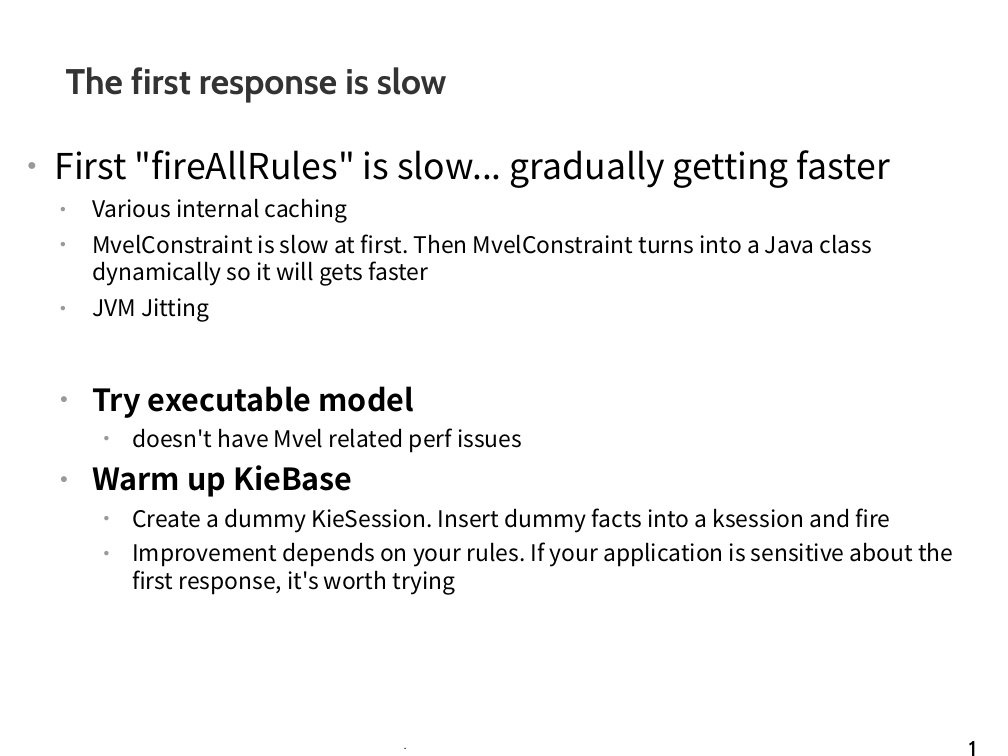
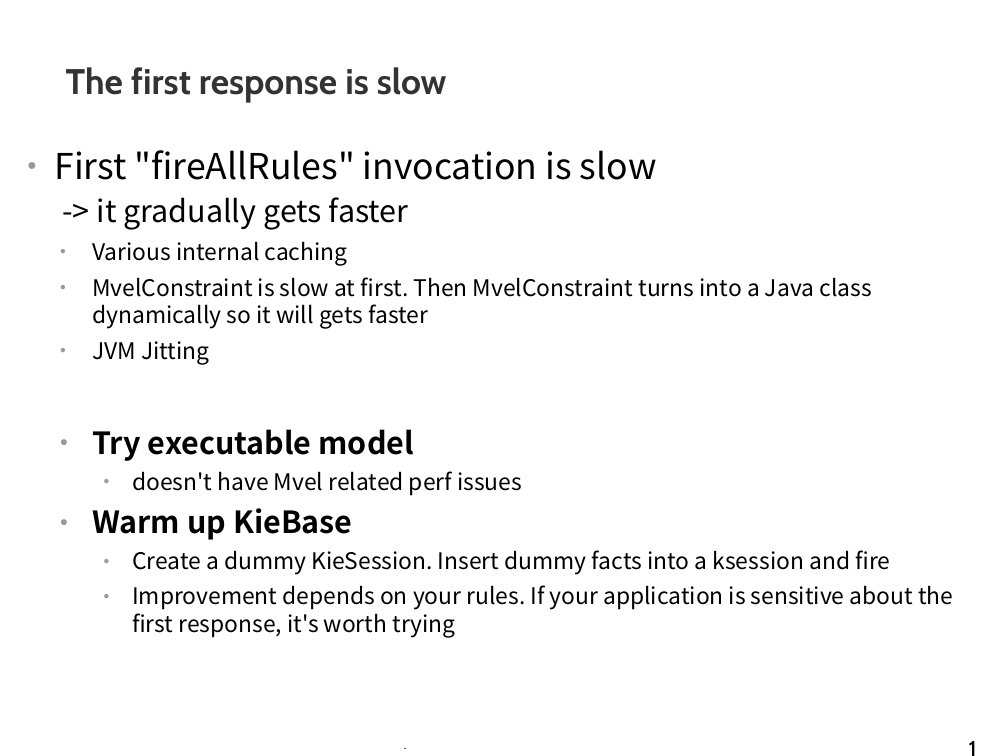
Before and after one commit to tkobayas/kie-live, a slide deck: slide 19 of 2021_Drools_trouble_shooting.odp. Drawn at 1008x756 pixels with LibreOffice and Linux fonts; fonts in the diff are those of the drawing; background and template pictures are left out. Boxes give left, top, right and bottom in pixels: in the first picture for what was removed or moved away, otherwise in the second. Text is boxed around its words. In the diff, an @@ line names an element or a change of style, - is before the commit and + after.

```diff
--- a/2021_Drools_trouble_shooting.odp
+++ b/2021_Drools_trouble_shooting.odp
@@ text at <box>54,150,657,230</box>: text changed @@
-● First "fireAllRules" is slow... gradually getting faster
+● First "fireAllRules" invocation is slow
+  -> it gradually gets faster
```
Also in this commit, not shown: 3 other slides changed.
